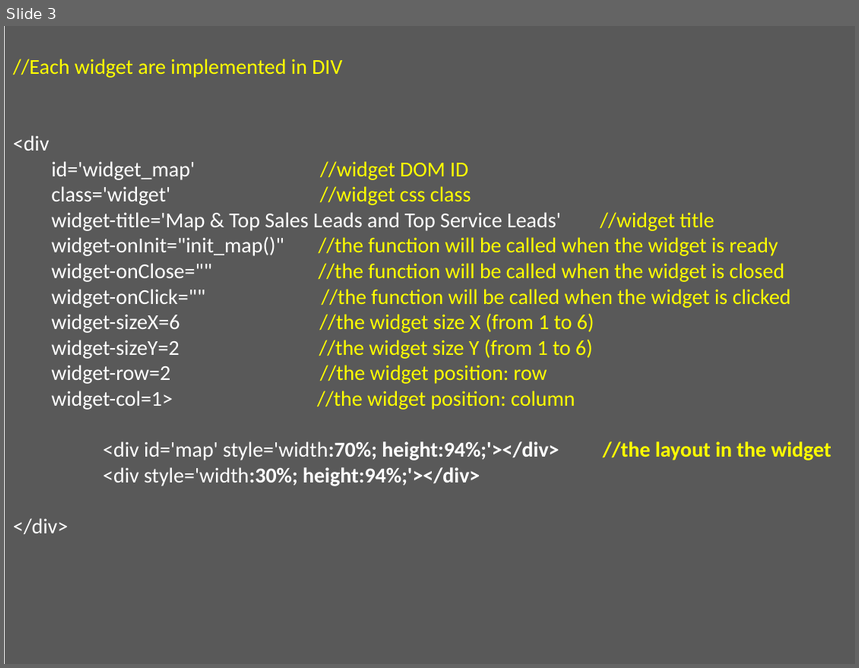
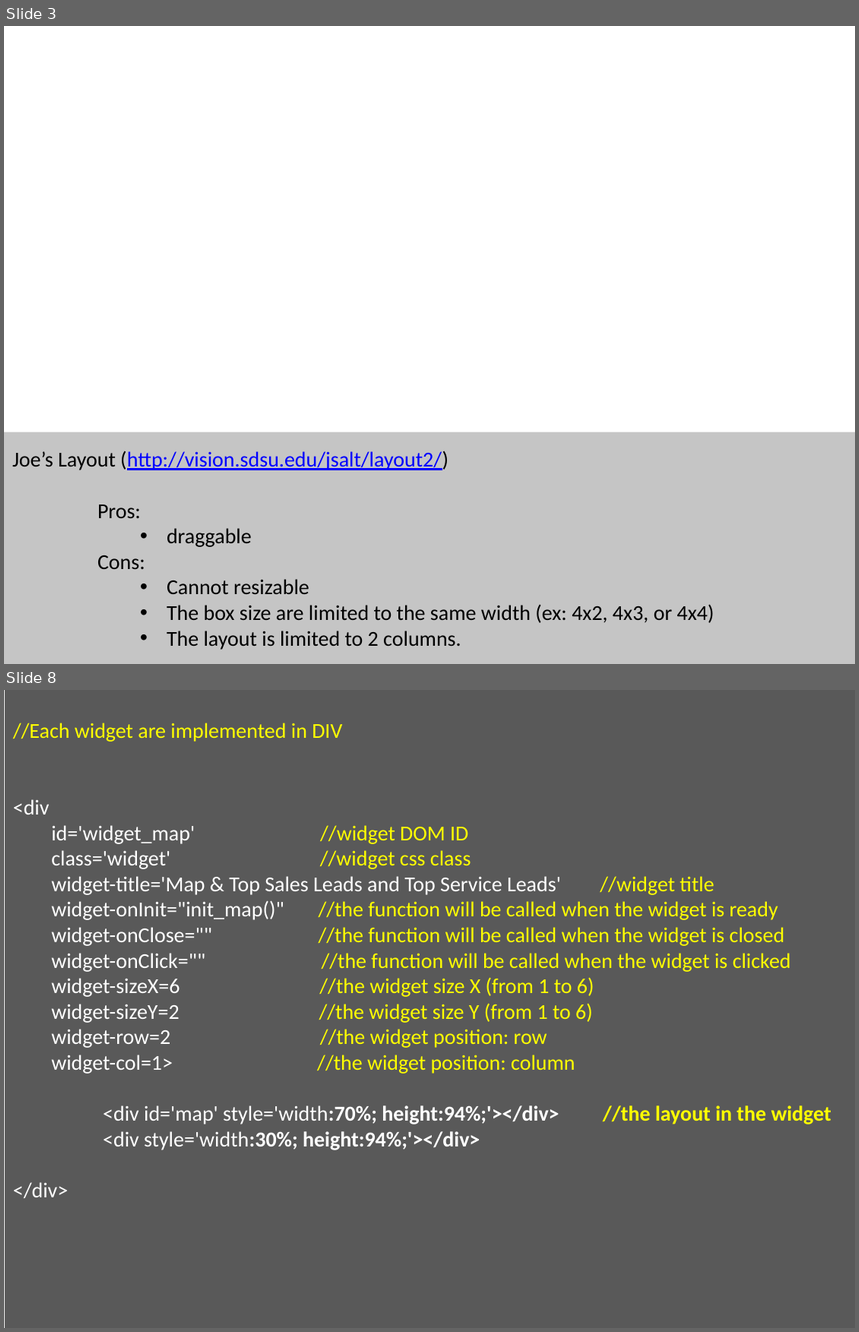
Before and after one commit to PathGeo/SalesTime, a slide deck: demo/doc/create widget.pptx. Shown one above the other, each under a label of ours: slide 3 before the commit, slides 3 and 8 after it; the slides between them are not shown. The pictures are 859x668 and 859x1332 pixels, drawn with LibreOffice and Linux fonts; fonts in the diff are those of the drawing; background and template pictures are left out. Boxes give left, top, right and bottom in pixels: in the first picture for what was removed or moved away, otherwise in the second. Text is boxed around its words. In the diff, an @@ line names an element or a change of style, - is before the commit and + after.

```diff
--- a/demo/doc/create widget.pptx
+++ b/demo/doc/create widget.pptx
@@ slide 3 added at [4, 26, 855, 664], background picture (left out) @@
@@ rectangle added at [4, 432, 855, 664], fill #BFBFBF at 90% opacity, 18 pt, text #000000 @@
+Joe’s Layout (http://vision.sdsu.edu/jsalt/layout2/)
+Pros:
+      • draggable
+Cons:
+      • Cannot resizable
+      • The box size are limited to the same width (ex: 4x2, 4x3, or 4x4)
+      • The layout is limited to 2 columns.
@@ what was slide 3 is now slide 8 @@
```
Also in this commit, not shown: 2 slides changed, 4 other slides added, 3 other files.
